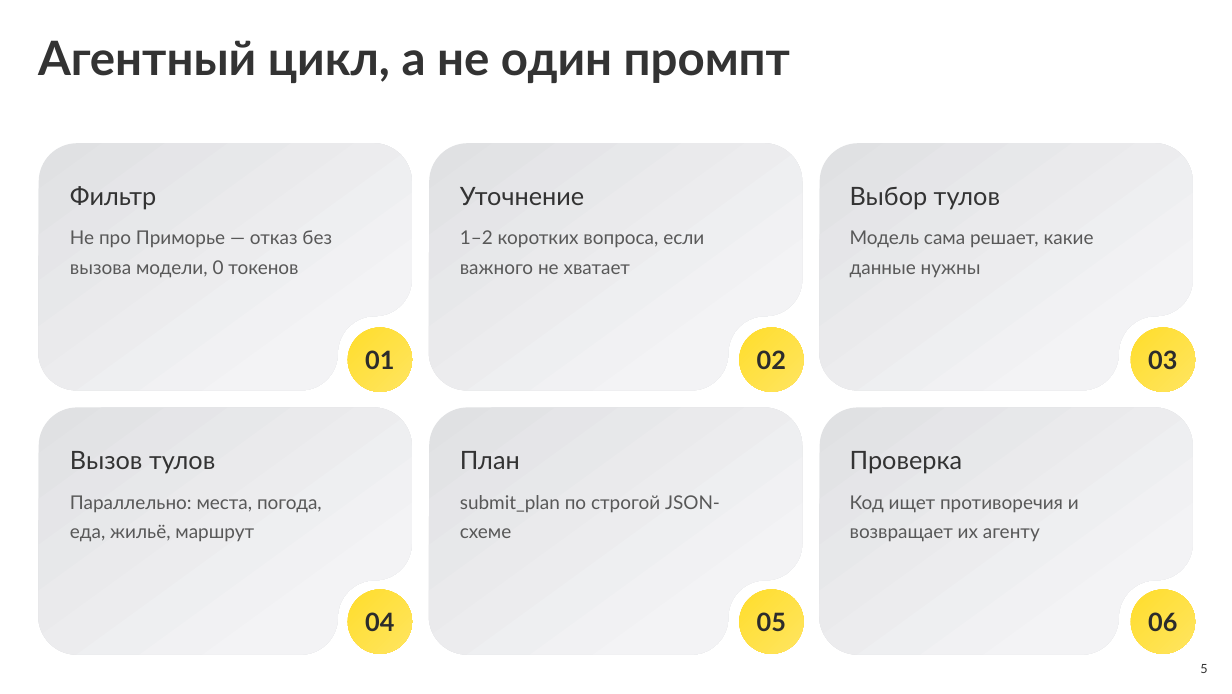
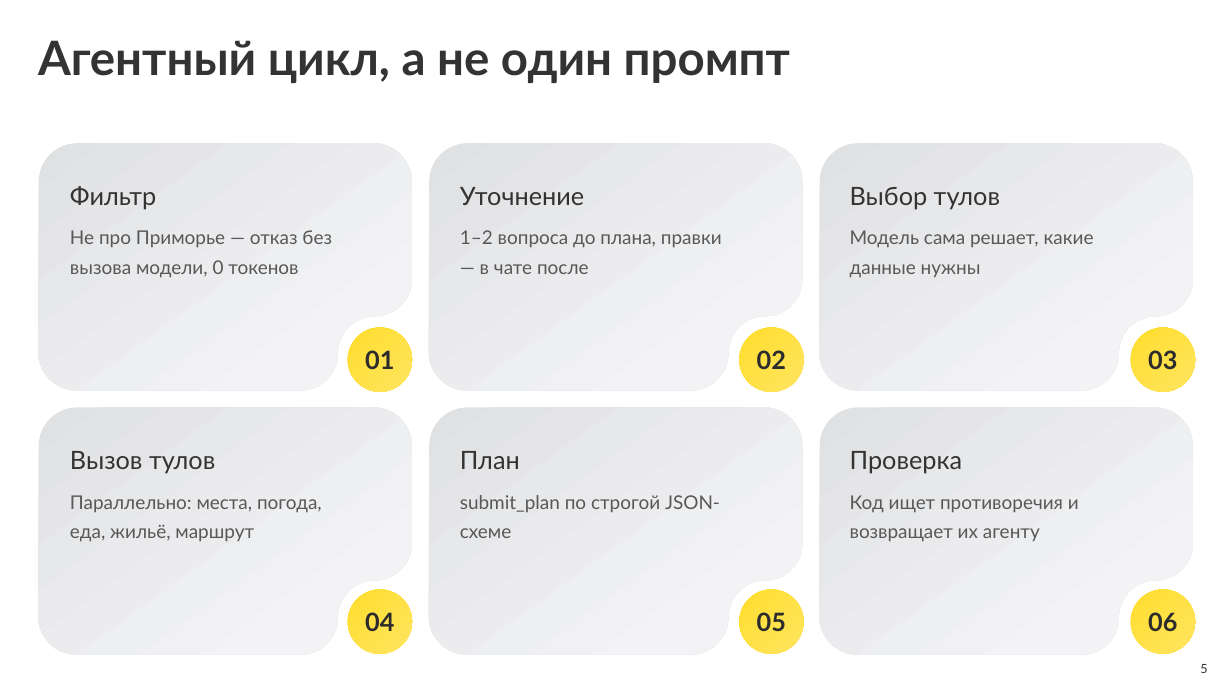
Before and after one commit to BessolitsinGleb/AI-ta, a slide deck: slide 5 of presentation/Amba_TBank.pptx. Drawn at 1232x694 pixels with LibreOffice and Linux fonts; fonts in the diff are those of the drawing. Boxes give left, top, right and bottom in pixels: in the first picture for what was removed or moved away, otherwise in the second. Text is boxed around its words. In the diff, an @@ line names an element or a change of style, - is before the commit and + after.

```diff
--- a/presentation/Amba_TBank.pptx
+++ b/presentation/Amba_TBank.pptx
@@ text at box(460, 230, 722, 274): text changed @@
-1–2 коротких вопроса, если важного не хватает
+1–2 вопроса до плана, правки — в чате после
```
Also in this commit, not shown: 3 other slides changed, 26 other files.
